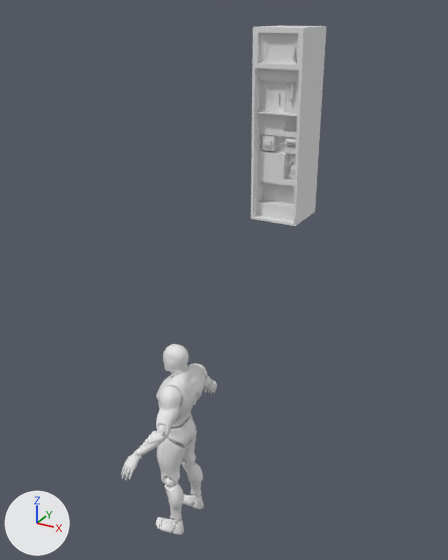
Two versions of the FBX model Blender/submarine/oxy_gen/oxy_gen.fbx, one commit apart.
One viewpoint serves both versions: a 50 mm camera at (2.51, -3.71, 1.98) aimed at (0.03, 0.8, -0.28). Lighting does not change. The marker at lower left points along +X, +Y and +Z.

In view in the first picture: 'Cylinder.001', 'SK_Mannequin'.
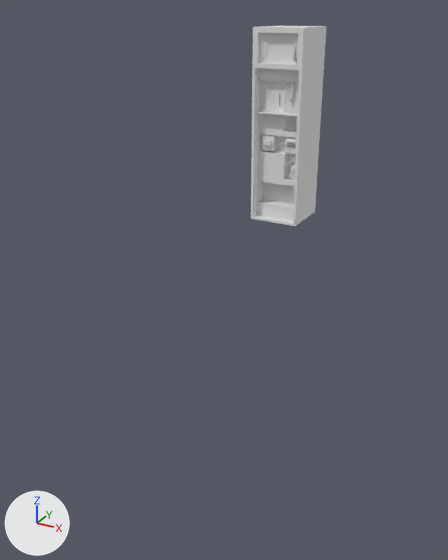
The newer file is also turned or shifted as a whole; pictures and numbers use the older file's frame.

Changed parts and their boxes (x1, y1, x2, y2) in the pictures (448 x 560 px):
'SK_Mannequin', deleted: before (121, 344, 217, 535)

What changed in the scene script:
```text
Remove ob_sk_mannequin:
    ob_sk_mannequin = bpy.data.objects.new('SK_Mannequin', me_sk_mannequin)
    ob_sk_mannequin.location = (0.0, 0.0, -2.391)
```
